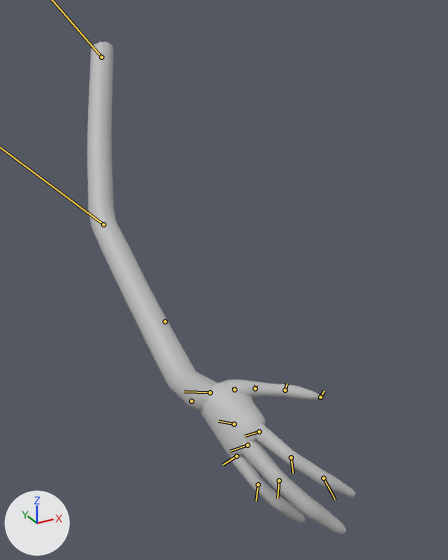
The FBX model Assets/_Art/player/player_char.fbx as it was, and as the next commit left it.
Rendered twice from a 50 mm lens placed at (-1.239, -1.928, 0.311), pointed at (-0.637, -0.833, -0.237). The axes (+X, +Y, +Z) are drawn at lower left. The lights are the same throughout. The older version comes first. Both versions are drawn at frame 347 of the action 'Take 001|BaseLayer'; the numbers are the values there. The bones that change, and the others that lie on the model, are drawn over the model as lines.

In view in the first picture: 'GEO_R_arm', 'GEO_R_hand', 'GEO_R_ind', 'GEO_R_mid', 'GEO_R_pnky', 'GEO_R_thmb'.
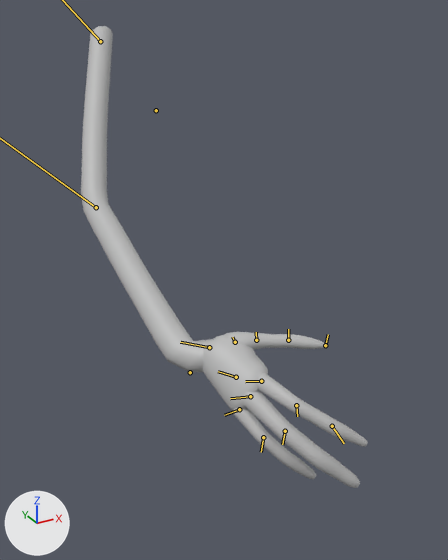
Commit message: player character art assets updated animations for additive setup
player character art assets updated animations for additive setup

Where the change shows, as pixel boxes [x1, y1, x2, y2] in the pictures (448 x 560 px):
'GEO_R_arm', posed (6% shorter): before [87, 42, 217, 412]; after [81, 26, 212, 372]
'GEO_R_hand', posed: before [201, 381, 265, 457]; after [202, 335, 268, 411]
'GEO_R_mid', posed (11% wider): before [240, 440, 346, 535]; after [242, 390, 360, 488]
'GEO_R_ind', posed (10% wider): before [253, 423, 355, 497]; after [256, 373, 368, 447]
'GEO_R_pnky', posed (12% wider): before [230, 455, 305, 523]; after [232, 408, 316, 479]
'GEO_R_thmb', posed: before [225, 379, 320, 400]; after [225, 332, 325, 350]
bone 'R_arm_height_jnt', root to tip: before (165, 321) to (165, 321); after (156, 110) to (156, 110)
bone 'R_handTilt_jnt', root to tip: before (210, 392) to (184, 391); after (209, 347) to (180, 342)

The change in detail:
Bone 'R_arm_height_jnt' (bone_r_arm_height_jnt) moves from (0.0, -76.8, 0.1) to (0.0, 0.0, 0.0).
Bone 'R_arm_jnt' (bone_r_arm_jnt) moves from (23.1, 95.2, 22.4) to (23.1, 22.2, 22.4).
Bone 'R_arm_jnt' (bone_r_arm_jnt) turns from (40, -13, -44) to (43, -15, -44) degrees about its own x, y and z.
Bone 'R_elbow_jnt' (bone_r_elbow_jnt) turns from (0, 14, 0) to (0, 19, 0) degrees about its own x, y and z.
Bone 'R_handTilt_jnt' (bone_r_handtilt_jnt) moves from (2.8, -3.3, 0.3) to (5.6, -1.8, -1.0).
